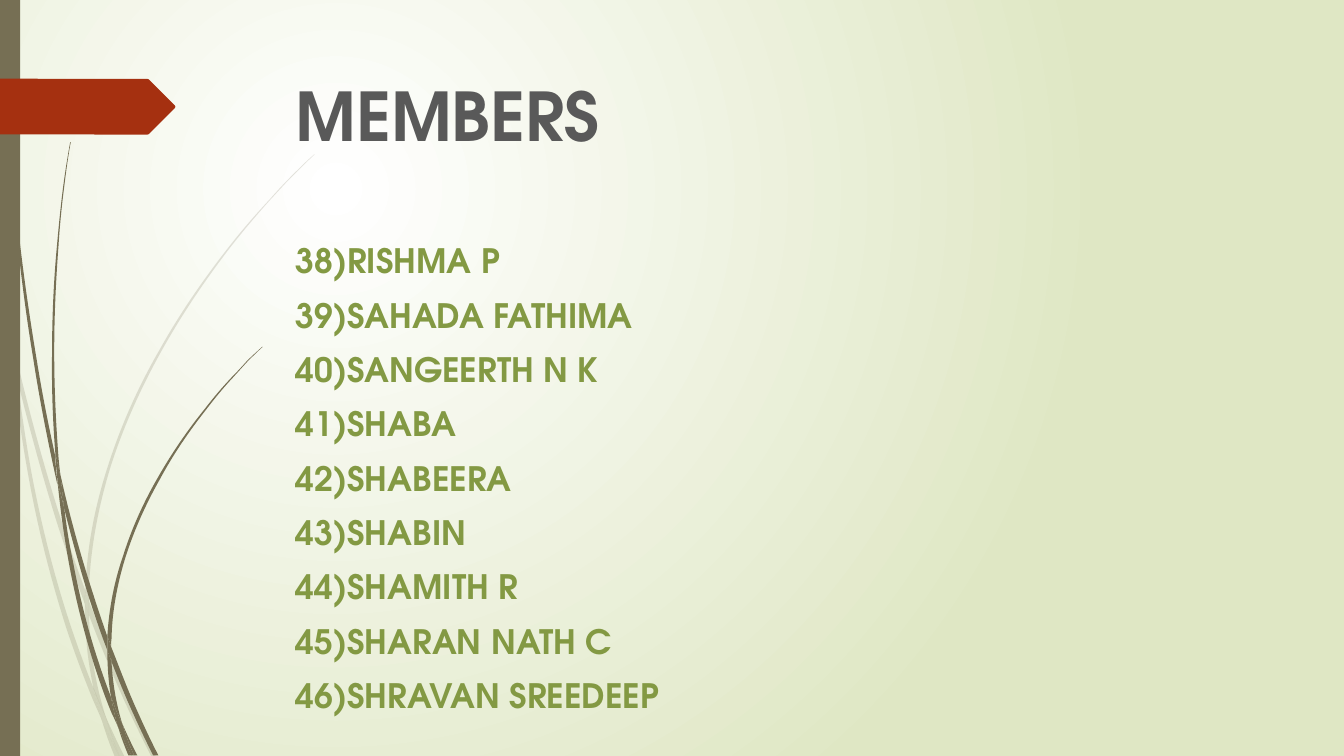
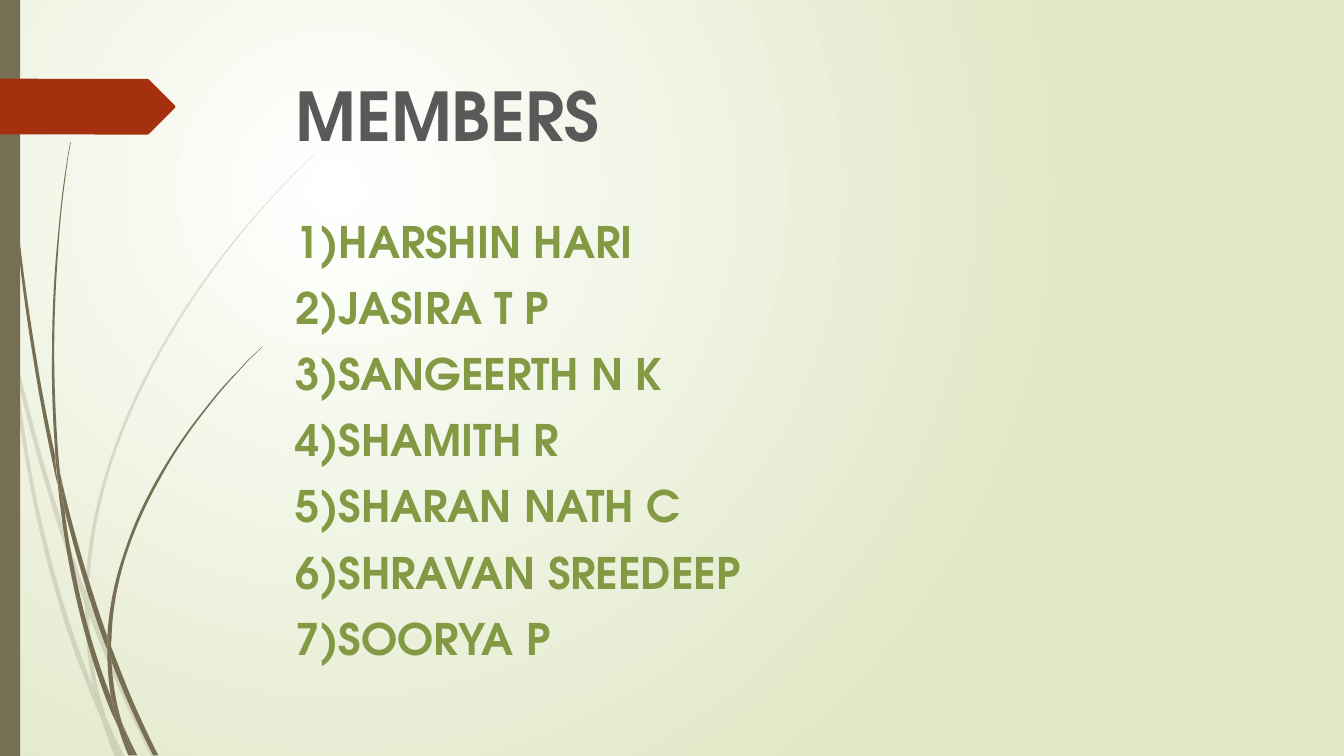
Before and after one commit to ShravanSreedeep/Smart_Floor_Cleaner, a slide deck: slide 10 of Smart Floor Cleaner/Smart Floor Cleaner Report.pptx. Drawn at 1344x756 pixels with LibreOffice and Linux fonts; fonts in the diff are those of the drawing. Boxes give left, top, right and bottom in pixels: in the first picture for what was removed or moved away, otherwise in the second. Text is boxed around its words. In the diff, an @@ line names an element or a change of style, - is before the commit and + after.

```diff
--- a/Smart Floor Cleaner/Smart Floor Cleaner Report.pptx
+++ b/Smart Floor Cleaner/Smart Floor Cleaner Report.pptx
@@ text at <box>296,225,741,666</box>: text changed; size 24 to 31 pt @@
-38)RISHMA P
-39)SAHADA FATHIMA
-40)SANGEERTH N K
-41)SHABA
-42)SHABEERA
-43)SHABIN
-44)SHAMITH R
-45)SHARAN NATH C
-46)SHRAVAN SREEDEEP
+1)HARSHIN HARI
+2)JASIRA T P
+3)SANGEERTH N K
+4)SHAMITH R
+5)SHARAN NATH C
+6)SHRAVAN SREEDEEP
+7)SOORYA P
```
